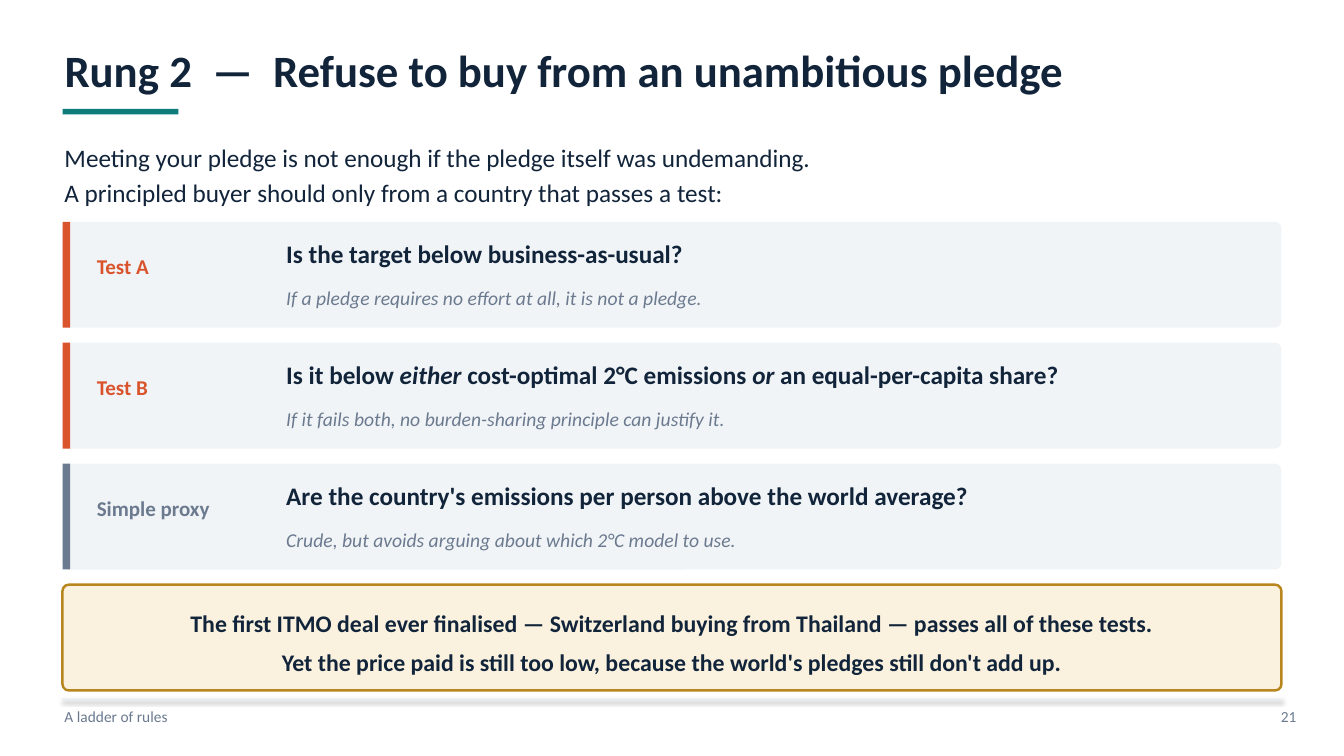
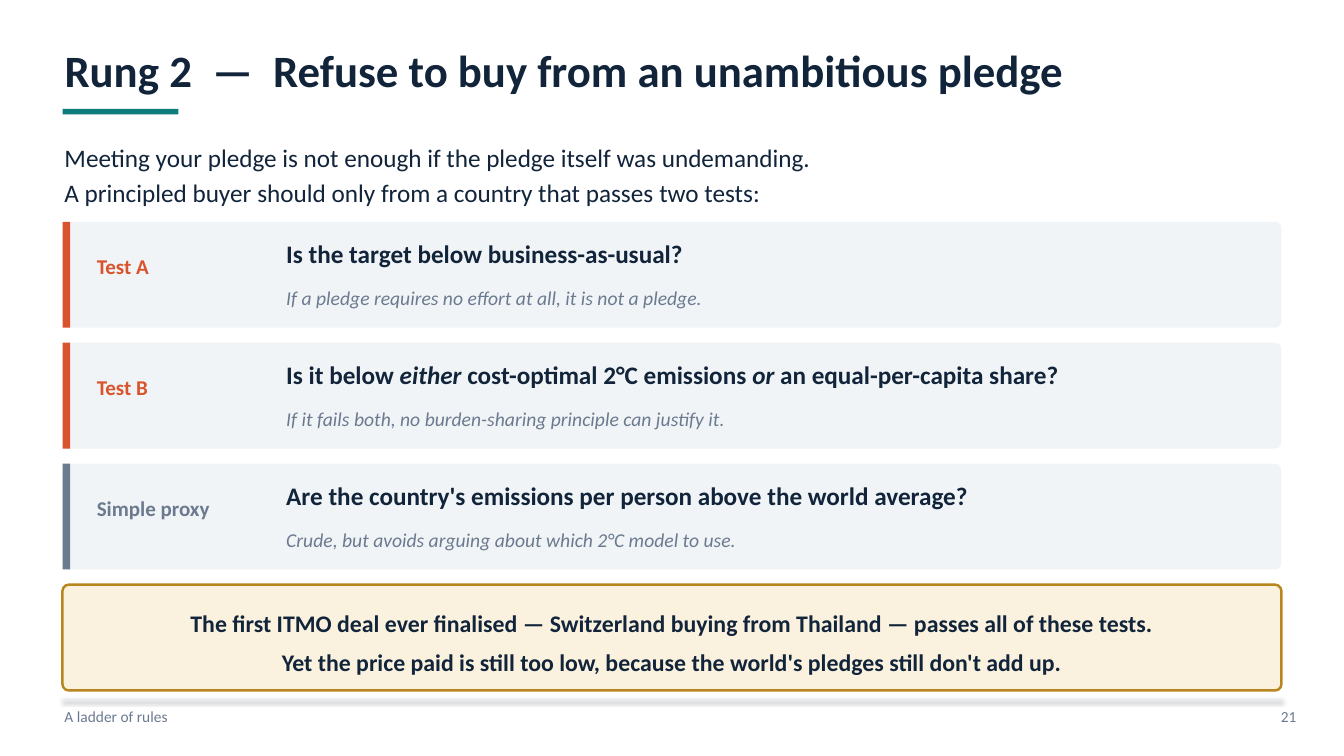
Before and after one commit to bixiou/global_tax_attitudes, a slide deck: slide 21 of presentations/itmo_rules.pptx. Drawn at 1344x756 pixels with LibreOffice and Linux fonts; fonts in the diff are those of the drawing. Boxes give left, top, right and bottom in pixels: in the first picture for what was removed or moved away, otherwise in the second. Text is boxed around its words. In the diff, an @@ line names an element or a change of style, - is before the commit and + after.

```diff
--- a/presentations/itmo_rules.pptx
+++ b/presentations/itmo_rules.pptx
@@ text at <box>64,149,810,206</box>: text changed @@
-Meeting your pledge is not enough if the pledge itself was undemanding.
-A principled buyer should only from a country that passes a test:
+Meeting your pledge is not enough if the pledge itself was undemanding.
+A principled buyer should only from a country that passes two tests:
```
Also in this commit, not shown: 4 other slides changed, 3 other files.
